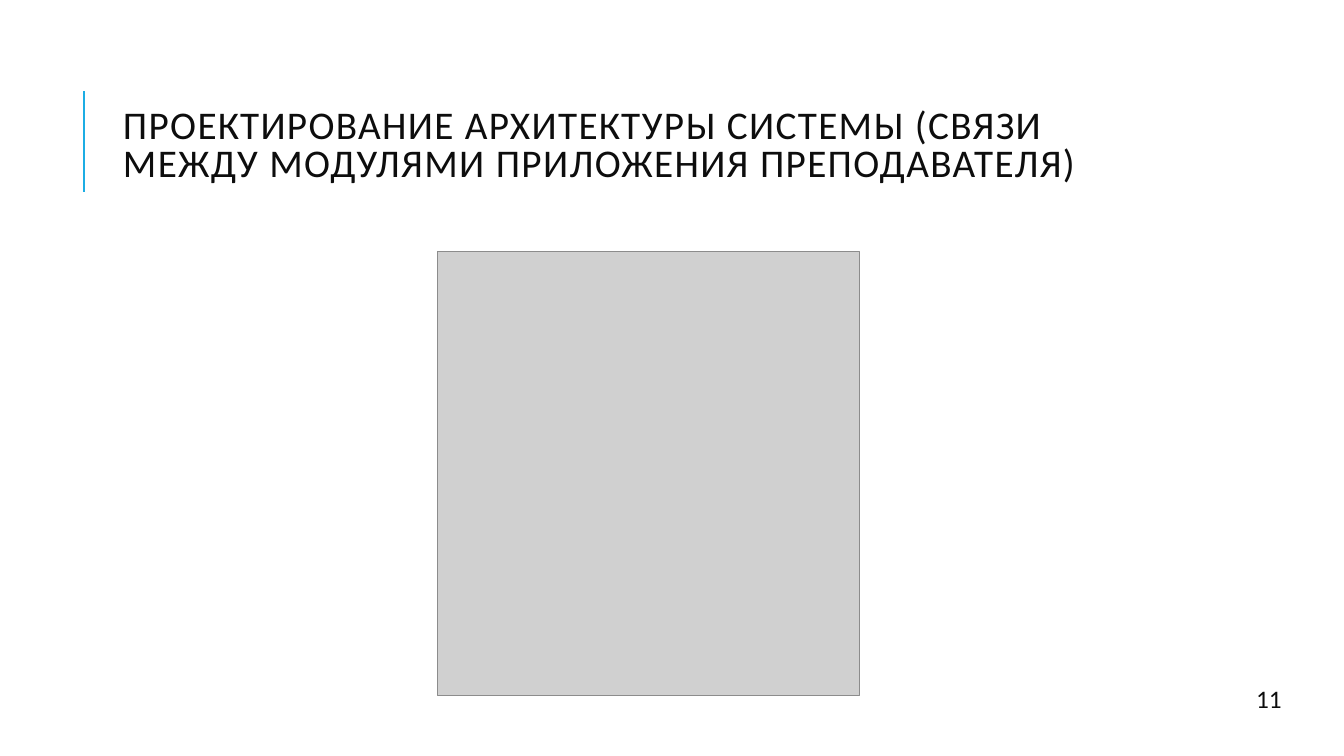
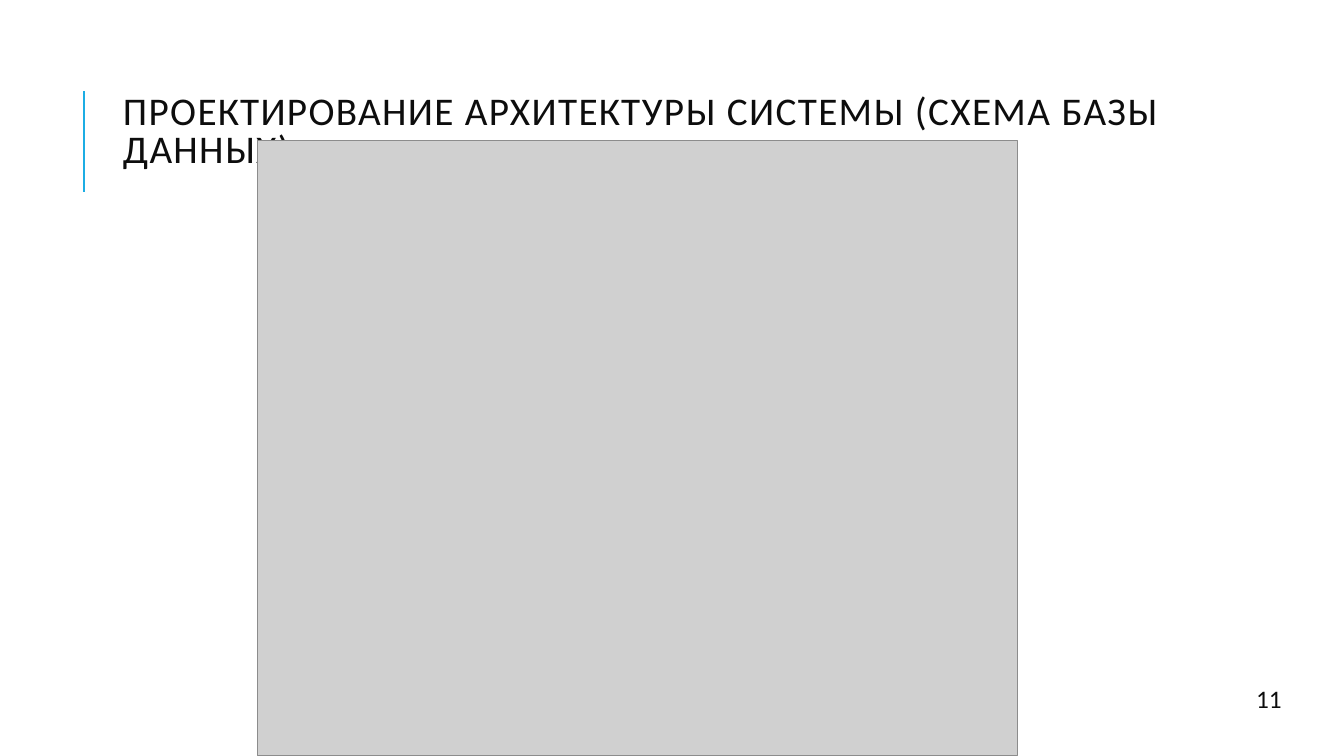
Before and after one commit to mpozdeevf/Diploma, a slide deck: slide 9 of Теория/Поздеев/ПОЗДЕЕВ.pptx. Drawn at 1344x756 pixels with LibreOffice and Linux fonts; fonts in the diff are those of the drawing; grey boxes stand for pictures. Boxes give left, top, right and bottom in pixels: in the first picture for what was removed or moved away, otherwise in the second. Text is boxed around its words. In the diff, an @@ line names an element or a change of style, - is before the commit and + after.

```diff
--- a/Теория/Поздеев/ПОЗДЕЕВ.pptx
+++ b/Теория/Поздеев/ПОЗДЕЕВ.pptx
@@ title at (123,96,1158,173): text changed @@
-ПРОЕКТИРОВАНИЕ АРХИТЕКТУРЫ СИСТЕМЫ (СВЯЗИ МЕЖДУ МОДУЛЯМИ ПРИЛОЖЕНИЯ ПРЕПОДАВАТЕЛЯ)
+ПРОЕКТИРОВАНИЕ АРХИТЕКТУРЫ СИСТЕМЫ (СХЕМА БАЗЫ ДАННЫХ)
@@ picture added at (257,140,1017,756) @@
@@ picture removed at (438,252,860,696) @@
```
Also in this commit, not shown: 2 other slides changed, 14 other files.
